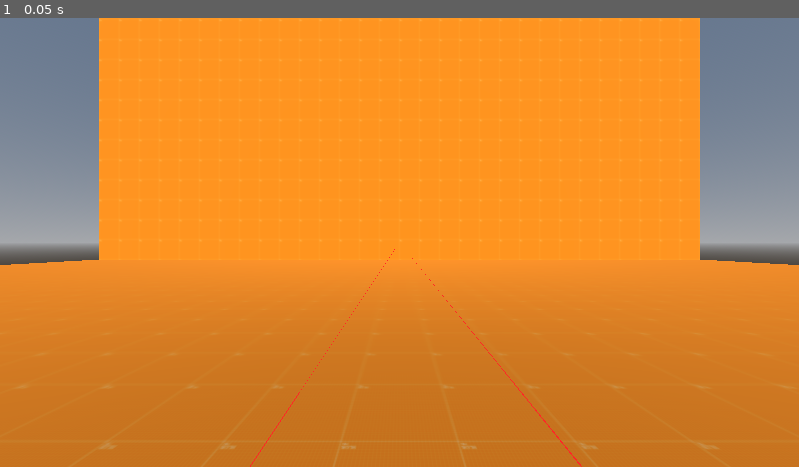
Above: before the commit, frame 1.
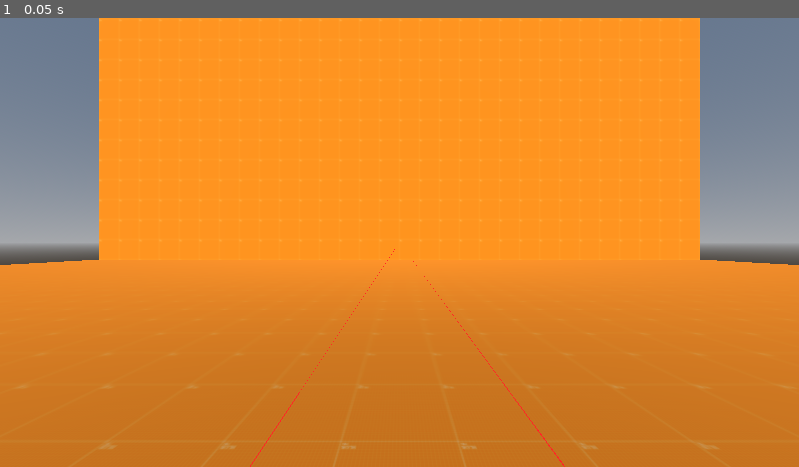
Above: after the commit, the same moment.

Repository: Noskcaj19/grapple-test
Game: Godot game, scene res://scenes/main.tscn
Two runs of this game, one before a commit and one after it. Both use one fixed random seed, a clock stepped at 60 frames per second and the inputs below.
Inputs:
- Up to frame 1 (0.05 s): no input

The runs differ from the first frame. In frame 1, less than 0.1% of the frame differs, in the area x 51-73%, y 53-100%.

Commit message:
Implement settings UI, make winch mode configurable

Diff:
--- a/CustomBehaviors/movement_grapple.gd
+++ b/CustomBehaviors/movement_grapple.gd
@@ -63,7 +63,7 @@
 
 ## Grapple button (triggers grappling movement).  Be sure this button does not
 ## conflict with other functions.
-@export var grapple_button_action : String = "trigger_click"
+@export var grapple_button_action : String = "by_button"
 
 # Hook related variables
 var hook_object : Node3D = null
@@ -151,7 +151,10 @@
 
 	# Update grapple button
 	var old_grapple_button := _grapple_button
-	_grapple_button = _controller.is_button_pressed(grapple_button_action)
+	if Global.winch_mode == Global.WinchMode.Thumbstick:
+		_grapple_button = _controller.is_button_pressed("trigger_click")
+	else:
+		_grapple_button = _controller.is_button_pressed(grapple_button_action)
 
 	# Enable/disable grappling
 	var do_impulse := false
@@ -179,7 +182,10 @@
 
 	# Select the grapple speed
 	var speed := impulse_speed if do_impulse else winch_speed
-	speed = _controller.get_vector2("primary").y * 20
+	if Global.winch_mode == Global.WinchMode.Thumbstick:
+		speed = _controller.get_vector2("primary").y * 20
+	else:
+		speed = _controller.get_float("trigger") * 20
 	# Speed scaling, slow down acceleration as we get closer
 	# Start slowing down at 100
 	var speed_scale = max(0, 100 - pow(hook_length, 2))
--- /dev/null
+++ b/Global.gd
@@ -0,0 +1,33 @@
+extends Node
+
+var _config = ConfigFile.new()
+
+enum WinchMode {
+	Trigger, Thumbstick
+}
+
+var winch_mode: WinchMode = WinchMode.Trigger
+
+func set_winch_mode(new_val: WinchMode):
+	winch_mode = new_val
+	_save()
+
+func _ready():
+	_load()
+
+func _load():
+	var err = _config.load("user://settings.cfg")
+	if err != OK:
+		return
+
+	if _config.get_value("Input", "winch_mode") == "Trigger":
+		winch_mode = WinchMode.Trigger
+	else:
+		winch_mode = WinchMode.Thumbstick
+
+func _save():
+	if winch_mode == WinchMode.Trigger:
+		_config.set_value("Input", "winch_mode", "Trigger")
+	else:
+		_config.set_value("Input", "winch_mode", "Thumbstick")
+	_config.save("user://settings.cfg")
--- a/project.godot
+++ b/project.godot
@@ -18,6 +18,7 @@
 [autoload]
 
 XRToolsUserSettings="*res://addons/godot-xr-tools/user_settings/user_settings.gd"
+Global="*res://Global.gd"
 
 [editor_plugins]
 
--- /dev/null
+++ b/scenes/LeftActionHandler.gd
@@ -0,0 +1,20 @@
+extends Node
+
+@onready var _controller := XRHelpers.get_xr_controller(self)
+@export var ui: Node3D
+
+# Called when the node enters the scene tree for the first time.
+func _ready():
+	_controller.button_pressed.connect(_handle_button)
+
+
+func _handle_button(button):
+	if button == "ax_button":
+		_toggle_ui()
+
+
+func _toggle_ui():
+	if ui.visible:
+		ui.hide()
+	else:
+		ui.show()
--- /dev/null
+++ b/scenes/LeftActionHandler.tscn
@@ -0,0 +1,6 @@
+[gd_scene load_steps=2 format=3 uid="uid://i6t1hvxfla7"]
+
+[ext_resource type="Script" path="res://scenes/LeftActionHandler.gd" id="1_tgb0p"]
+
+[node name="LeftActionHandler" type="Node3D"]
+script = ExtResource("1_tgb0p")
--- /dev/null
+++ b/scenes/LeftHandUI.gd
@@ -0,0 +1,25 @@
+extends CanvasLayer
+
+@export var GrappleWhichModeTrigger: CheckBox
+@export var GrappleWhichModeThumbstick: CheckBox
+
+
+func _ready():
+	GrappleWhichModeTrigger.pressed.connect(self._update_which_mode)
+	GrappleWhichModeThumbstick.pressed.connect(self._update_which_mode)
+	_read_settings()
+
+func _read_settings():
+	if Global.winch_mode == Global.WinchMode.Thumbstick:
+		GrappleWhichModeThumbstick.button_pressed = true
+	else:
+		GrappleWhichModeTrigger.button_pressed = true
+
+func _update_which_mode():
+	if GrappleWhichModeThumbstick.button_pressed:
+		Global.set_winch_mode(Global.WinchMode.Thumbstick)
+	else:
+		Global.set_winch_mode(Global.WinchMode.Trigger)
+
+func _process(delta):
+	pass
--- /dev/null
+++ b/scenes/LeftHandUI.tscn
@@ -0,0 +1,50 @@
+[gd_scene load_steps=4 format=3 uid="uid://bvi3ewagrbyb4"]
+
+[ext_resource type="Script" path="res://scenes/LeftHandUI.gd" id="1_sf1xr"]
+
+[sub_resource type="LabelSettings" id="LabelSettings_fx6eq"]
+font_size = 28
+
+[sub_resource type="ButtonGroup" id="ButtonGroup_tuo8f"]
+resource_name = "GrappleWinchMethod"
+
+[node name="CanvasLayer" type="CanvasLayer" node_paths=PackedStringArray("GrappleWhichModeTrigger", "GrappleWhichModeThumbstick")]
+script = ExtResource("1_sf1xr")
+GrappleWhichModeTrigger = NodePath("ColorRect/VBoxContainer/Grapple Winch Method/Trigger")
+GrappleWhichModeThumbstick = NodePath("ColorRect/VBoxContainer/Grapple Winch Method/Right Thumbstick")
+
+[node name="ColorRect" type="ColorRect" parent="."]
+offset_right = 693.0
+offset_bottom = 341.0
+color = Color(0, 1, 1, 0.54902)
+
+[node name="VBoxContainer" type="VBoxContainer" parent="ColorRect"]
+layout_mode = 1
+anchors_preset = -1
+anchor_right = 1.0
+anchor_bottom = 1.0
+
+[node name="Grapple Winch Method" type="Label" parent="ColorRect/VBoxContainer"]
+layout_mode = 2
+text = "Grapple Winch Method"
+label_settings = SubResource("LabelSettings_fx6eq")
+uppercase = true
+
+[node name="Trigger" type="CheckBox" parent="ColorRect/VBoxContainer/Grapple Winch Method"]
+layout_mode = 2
+offset_top = 46.0
+offset_right = 693.0
+offset_bottom = 96.0
+theme_override_font_sizes/font_size = 30
+button_pressed = true
+button_group = SubResource("ButtonGroup_tuo8f")
+text = "Trigger"
+
+[node name="Right Thumbstick" type="CheckBox" parent="ColorRect/VBoxContainer/Grapple Winch Method"]
+layout_mode = 2
+offset_top = 100.0
+offset_right = 693.0
+offset_bottom = 150.0
+theme_override_font_sizes/font_size = 30
+button_group = SubResource("ButtonGroup_tuo8f")
+text = "Right Thumbstick"
--- a/scenes/main.tscn
+++ b/scenes/main.tscn
@@ -10,7 +10,10 @@
 [ext_resource type="PackedScene" uid="uid://bl2nuu3qhlb5k" path="res://addons/godot-xr-tools/functions/movement_direct.tscn" id="5_xvi8n"]
 [ext_resource type="PackedScene" uid="uid://diyu06cw06syv" path="res://addons/godot-xr-tools/player/player_body.tscn" id="7_0g1nu"]
 [ext_resource type="PackedScene" uid="uid://c78tjrtiyqna8" path="res://CustomBehaviors/movement_grapple.tscn" id="8_d0qs5"]
+[ext_resource type="PackedScene" uid="uid://clujaf3u776a3" path="res://addons/godot-xr-tools/objects/viewport_2d_in_3d.tscn" id="8_ic85i"]
 [ext_resource type="PackedScene" uid="uid://c2q5phg8w08o" path="res://addons/godot-xr-tools/functions/movement_jump.tscn" id="9_7x7yy"]
+[ext_resource type="PackedScene" uid="uid://bvi3ewagrbyb4" path="res://scenes/LeftHandUI.tscn" id="9_hfmw0"]
+[ext_resource type="PackedScene" uid="uid://i6t1hvxfla7" path="res://scenes/LeftActionHandler.tscn" id="10_ov7cj"]
 [ext_resource type="PackedScene" uid="uid://cnbh8wvacxdyg" path="res://scenes/pistol.tscn" id="10_uqgmu"]
 
 [sub_resource type="ProceduralSkyMaterial" id="ProceduralSkyMaterial_g37nn"]
@@ -110,6 +113,17 @@
 [node name="MovementGrapple" parent="XROrigin3D/LeftHand" instance=ExtResource("8_d0qs5")]
 grapple_length = 100000.0
 
+[node name="UIHandWindow" parent="XROrigin3D/LeftHand" instance=ExtResource("8_ic85i")]
+transform = Transform3D(1, 0, 0, 0, 0.92388, 0.382683, 0, -0.382683, 0.92388, 0.25, 0.15, 0)
+visible = false
+screen_size = Vector2(0.5, 0.25)
+viewport_size = Vector2(693, 341)
+scene = ExtResource("9_hfmw0")
+collision_layer = 1048576
+
+[node name="LeftActionHandler" parent="XROrigin3D/LeftHand" node_paths=PackedStringArray("ui") instance=ExtResource("10_ov7cj")]
+ui = NodePath("../UIHandWindow")
+
 [node name="RightHand" type="XRController3D" parent="XROrigin3D"]
 transform = Transform3D(1, 0, 0, 0, 1, 0, 0, 0, 1, 0.426367, 1.17134, -0.253401)
 tracker = &"right_hand"
@@ -122,6 +136,11 @@
 [node name="Pistol" parent="XROrigin3D/RightHand" instance=ExtResource("10_uqgmu")]
 transform = Transform3D(1, 0, 0, 0, 1, 0, 0, 0, 1, 0, 0.0538479, 0)
 
+[node name="FunctionPointer" parent="XROrigin3D/RightHand" instance=ExtResource("5_03cjs")]
+laser_length = 1
+show_target = true
+distance = 1000.0
+
 [node name="PlayerBody" parent="XROrigin3D" instance=ExtResource("7_0g1nu")]
 player_radius = 0.7
 
--- a/scenes/pistol.tscn
+++ b/scenes/pistol.tscn
@@ -1,8 +1,7 @@
-[gd_scene load_steps=4 format=3 uid="uid://cnbh8wvacxdyg"]
+[gd_scene load_steps=3 format=3 uid="uid://cnbh8wvacxdyg"]
 
 [ext_resource type="Script" path="res://scenes/pistol.gd" id="1_dbiqt"]
 [ext_resource type="PackedScene" uid="uid://b1umrxdcbufbr" path="res://models/blasterB.glb" id="1_pgoia"]
-[ext_resource type="PackedScene" uid="uid://cqhw276realc" path="res://addons/godot-xr-tools/functions/function_pointer.tscn" id="3_a1m2t"]
 
 [node name="Pistol" type="Node3D"]
 script = ExtResource("1_dbiqt")
@@ -14,10 +13,3 @@
 transform = Transform3D(-1, 0, -8.74228e-08, 0, 1, 0, 8.74228e-08, 0, -1, 0, 0, 0)
 target_position = Vector3(0, 0, 10)
 debug_shape_custom_color = Color(1, 0, 0, 1)
-
-[node name="FunctionPointer" parent="." instance=ExtResource("3_a1m2t")]
-show_target = true
-distance = 1000.0
-collision_mask = 0
-collide_with_bodies = false
-active_button_action = ""
Not shown: 1 places in scenes/main.tscn that only renumber resources
